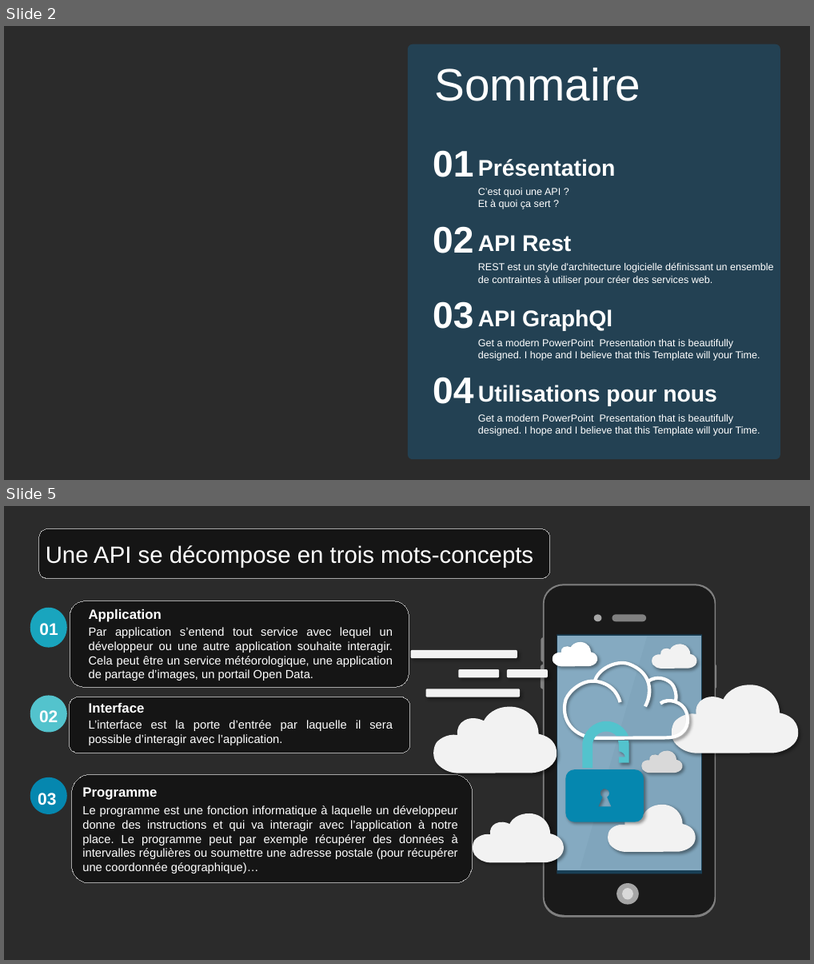
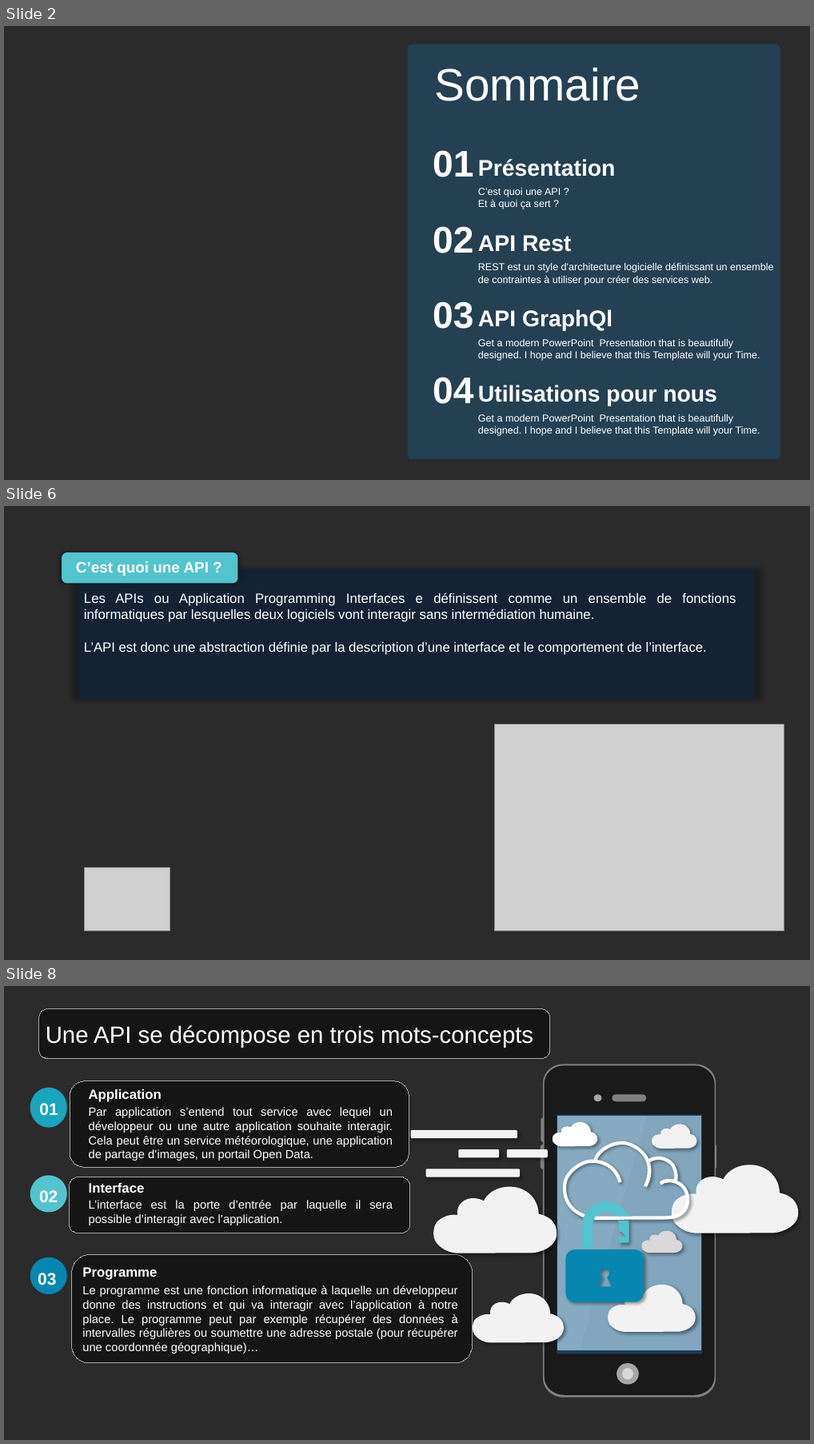
Before and after one commit to Mario-35/api-prestentation, a slide deck: prestentation.pptx. Shown one above the other, each under a label of ours: slides 2 and 5 before the commit, slides 2, 6 and 8 after it; the slides between them are not shown. The pictures are 814x964 and 814x1444 pixels, drawn with LibreOffice and Linux fonts; fonts in the diff are those of the drawing; grey boxes stand for pictures; background and template pictures are left out; a plain dark background stands for a picture behind light text. Boxes give left, top, right and bottom in pixels: in the first picture for what was removed or moved away, otherwise in the second. Text is boxed around its words. In the diff, an @@ line names an element or a change of style, - is before the commit and + after.

```diff
--- a/prestentation.pptx
+++ b/prestentation.pptx
@@ slide 6 added at [4,506,810,960], background picture (left out) @@
@@ rounded rectangle added at [62,552,238,584], fill #53C3CD @@
@@ text added at [76,561,209,576], 18 pt, text #FFFFFF, bold @@
+C’est quoi une API ?
@@ rectangle added at [78,569,754,698], fill #0F243E at 70% opacity @@
@@ text added at [84,592,736,655], 16 pt, text #FFFFFF @@
+Les APIs ou Application Programming Interfaces e définissent comme un ensemble de fonctions informatiques par lesquelles deux logiciels vont interagir sans intermédiation humaine.
+L’API est donc une abstraction définie par la description d’une interface et le comportement de l’interface.
@@ picture added at [494,724,784,931] @@
@@ picture added at [85,868,170,932] @@
@@ what was slide 5 is now slide 8 @@
```
Also in this commit, not shown: 6 other slides added, 1 slide removed.
